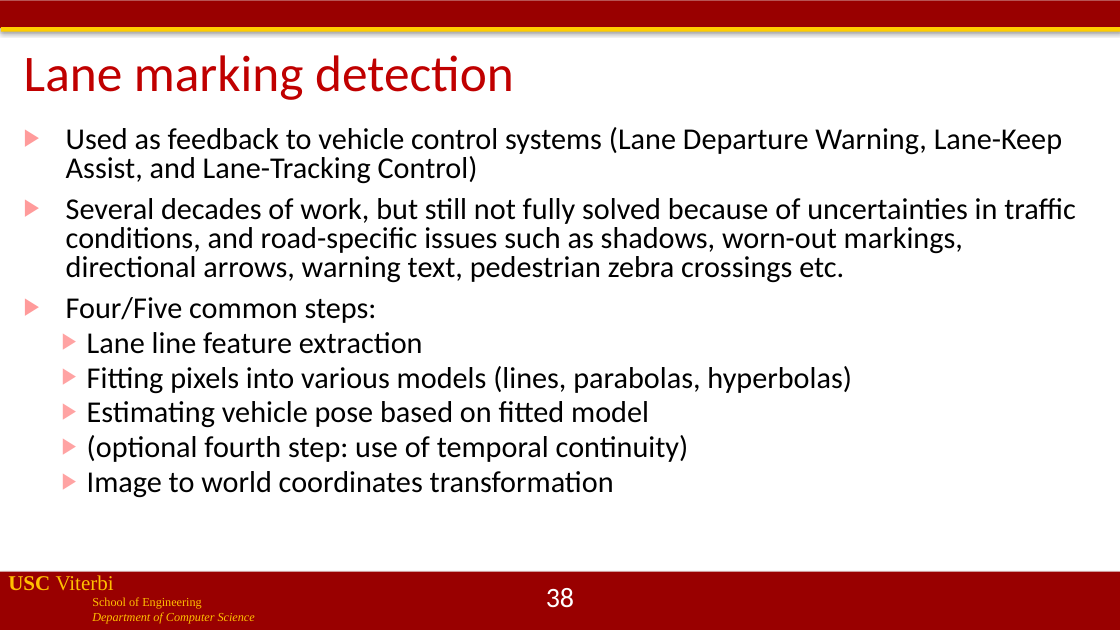
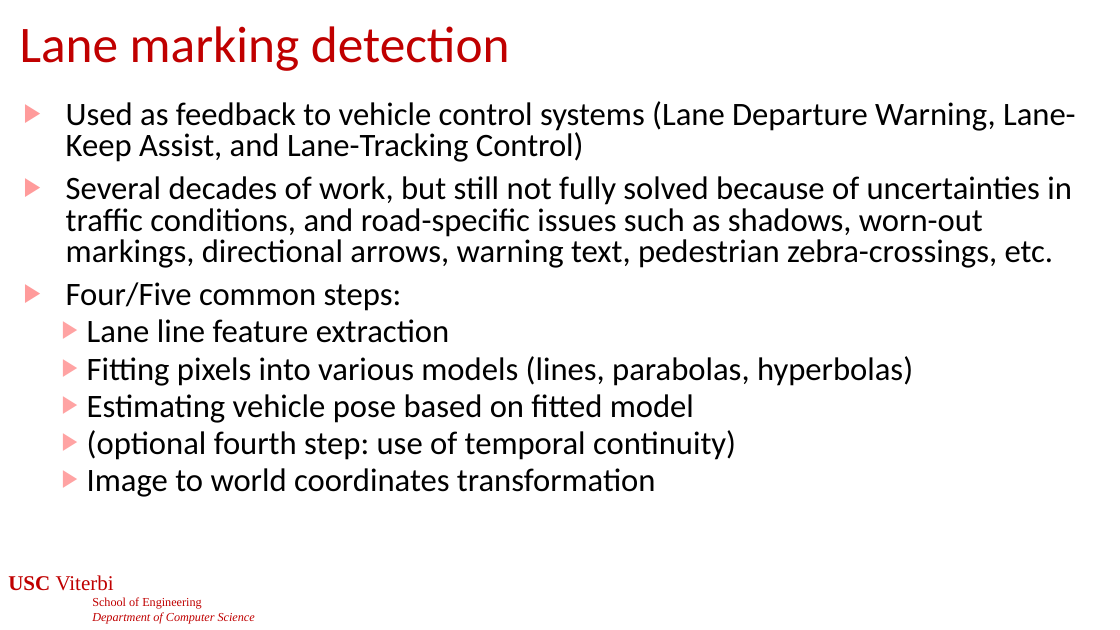
Before and after one commit to jdeshmukh/jdeshmukh.github.io, a slide deck: slide 36 of teaching/cs513slides/lecture11-SensingPerception.pptx (slide 38 before the commit). Drawn at 1120x630 pixels with LibreOffice and Linux fonts; fonts in the diff are those of the drawing; background and template pictures are left out. Boxes give left, top, right and bottom in pixels: in the first picture for what was removed or moved away, otherwise in the second. Text is boxed around its words. In the diff, an @@ line names an element or a change of style, - is before the commit and + after.

```diff
--- a/teaching/cs513slides/lecture11-SensingPerception.pptx
+++ b/teaching/cs513slides/lecture11-SensingPerception.pptx
@@ rectangle removed at bbox=[0, 0, 1120, 28] @@
@@ rectangle removed at bbox=[1, 27, 1120, 32] @@
@@ title "Lane marking detection": place and size @@
-title "Lane marking detection" at bbox=[24, 55, 514, 100]
+title "Lane marking detection" at bbox=[20, 26, 510, 71]
@@ text "Used as feedback to vehicle ...": place and size @@
-text "Used as feedback to vehicle ..." at bbox=[66, 127, 1076, 498]
+text "Used as feedback to vehicle ..." at bbox=[66, 101, 1076, 497]
@@ text at bbox=[66, 101, 1076, 497]: size 25.9 to 28 pt in "Used as feedback to vehicle control systems ...", "Four/Five common steps:", "Lane line feature extraction", "Fitting pixels into various models (lines, parabolas, ..." and 3 more places @@
@@ text at bbox=[66, 176, 1072, 268]: text changed; size 25.9 to 28 pt @@
-▶ Several decades of work, but still not fully solved because of uncertainties in traffic conditions, and road-specific issues such as shadows, worn-out markings, directional arrows, warning text, pedestrian zebra crossings etc.
+▶ Several decades of work, but still not fully solved because of uncertainties in traffic conditions, and road-specific issues such as shadows, worn-out markings, directional arrows, warning text, pedestrian zebra-crossings, etc.
@@ text "USC Viterbi" at bbox=[8, 575, 255, 624]: text colour #FFC000 to #C00000 @@
@@ rectangle removed at bbox=[0, 572, 1120, 630] @@
@@ page number at bbox=[546, 588, 574, 608]: text changed @@
-38
+36
```
Also in this commit, not shown: 61 other slides changed, 2 slides added, 2 slides removed, 2 other files.
